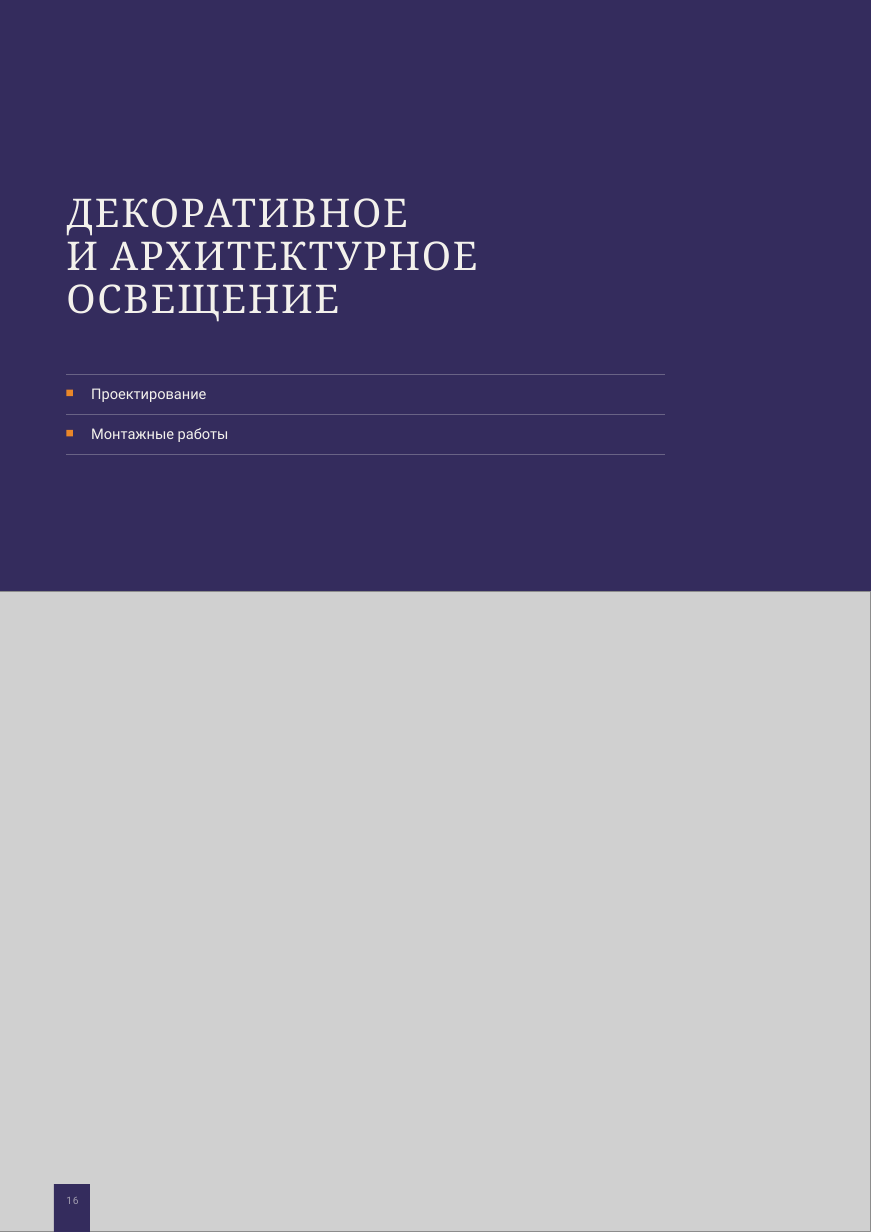
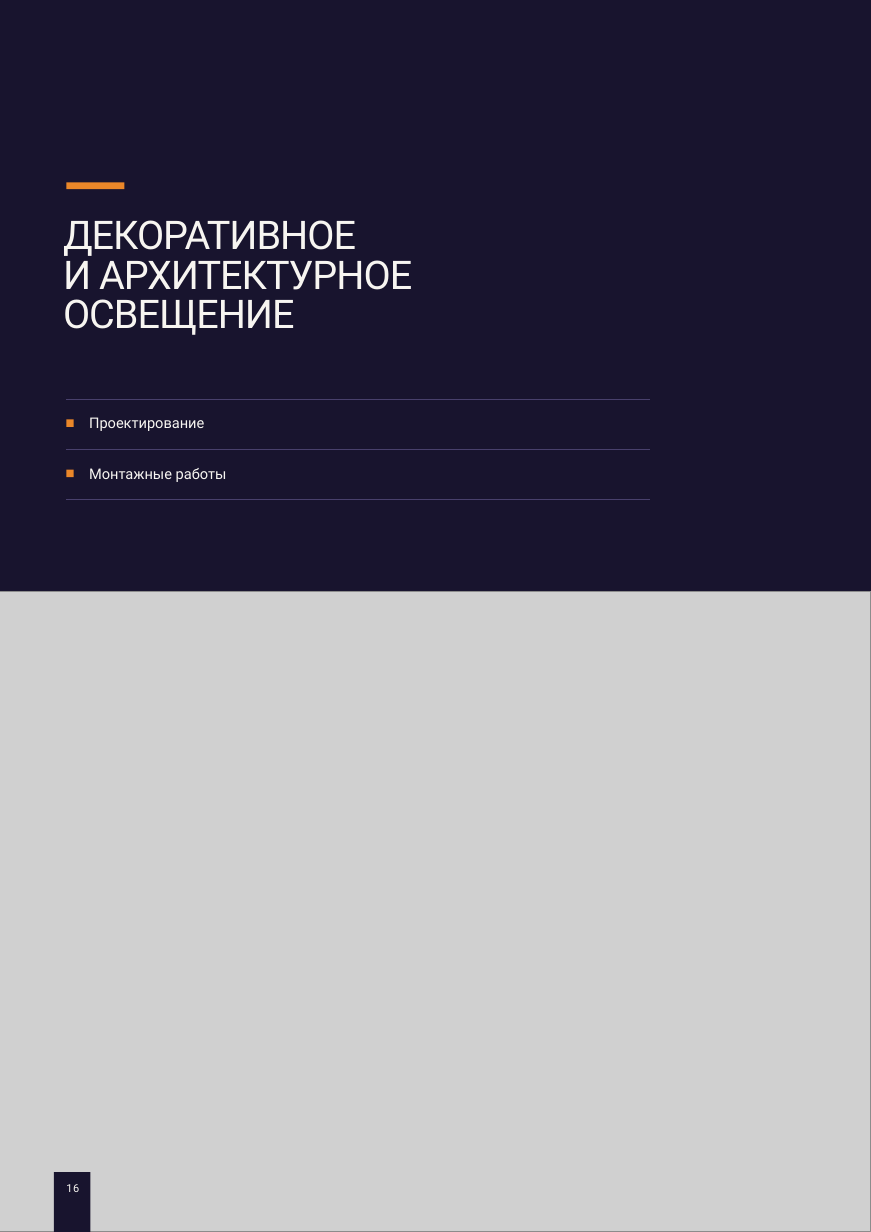
Before and after one commit to dkaratsapov-web/energo, a slide deck: slide 16 of presentation-project/12_catalog-premium/presentation.pptx. Drawn at 871x1232 pixels with LibreOffice and Linux fonts; fonts in the diff are those of the drawing; grey boxes stand for pictures. Boxes give left, top, right and bottom in pixels: in the first picture for what was removed or moved away, otherwise in the second. Text is boxed around its words. In the diff, an @@ line names an element or a change of style, - is before the commit and + after.

```diff
--- a/presentation-project/12_catalog-premium/presentation.pptx
+++ b/presentation-project/12_catalog-premium/presentation.pptx
@@ rectangle at [0, 0, 871, 1231]: fill #342C5D to #18142E @@
@@ rectangle added at [66, 182, 124, 189], fill #EA8729 @@
@@ text "ДЕКОРАТИВНОЕ": place and size @@
-text "ДЕКОРАТИВНОЕ" at [66, 198, 477, 322]
+text "ДЕКОРАТИВНОЕ" at [63, 220, 412, 335]
@@ text "ДЕКОРАТИВНОЕ" at [63, 220, 412, 335]: font Cambria to Roboto, text colour #F3F1EC to #F7F5F1, letter spacing 1.2 to -0.7 pt; line spacing 29.2pt to 27pt @@
@@ rectangle: place and size @@
-rectangle at [66, 430, 73, 436]
+rectangle at [66, 419, 74, 427]
@@ line moved from (66, 414) - (665, 414) to (66, 399) - (650, 399) @@
@@ line (66, 399) - (650, 399): stroke #696385 0.4 pt to #48406C 0.5 pt @@
@@ text "Проектирование": place and size @@
-text "Проектирование" at [91, 388, 206, 402]
+text "Проектирование" at [89, 417, 204, 431]
@@ text "Проектирование" at [89, 417, 204, 431]: text colour #F3F1EC to #F7F5F1; line spacing 13pt to 13.2pt @@
@@ line moved from (66, 454) - (665, 454) to (66, 449) - (650, 449) @@
@@ line (66, 449) - (650, 449): stroke #696385 0.4 pt to #48406C 0.5 pt @@
@@ rectangle: place and size @@
-rectangle at [66, 390, 73, 396]
+rectangle at [66, 470, 74, 477]
@@ text "Монтажные работы" at [89, 468, 227, 482]: text colour #F3F1EC to #F7F5F1; line spacing 13pt to 13.2pt @@
@@ text "Монтажные работы": place and size @@
-text "Монтажные работы" at [91, 428, 229, 442]
+text "Монтажные работы" at [89, 468, 227, 482]
@@ line moved from (66, 374) - (665, 374) to (66, 499) - (650, 499) @@
@@ line (66, 499) - (650, 499): stroke #696385 0.4 pt to #48406C 0.5 pt @@
@@ rectangle at [54, 1172, 91, 1232]: fill #342C5D to #18142E @@
@@ rectangle: place and size @@
-rectangle at [54, 1184, 90, 1231]
+rectangle at [54, 1172, 91, 1232]
@@ text "16": place and size @@
-text "16" at [66, 1197, 78, 1204]
+text "16" at [66, 1184, 79, 1192]
@@ text "16" at [66, 1184, 79, 1192]: size 7 to 7.5 pt, text colour #A39EB0 to #F7F5F1, letter spacing 0.6 to 0.5 pt; line spacing 8.8pt to 7.5pt @@
```
Also in this commit, not shown: 31 other slides changed, 15 other files.
